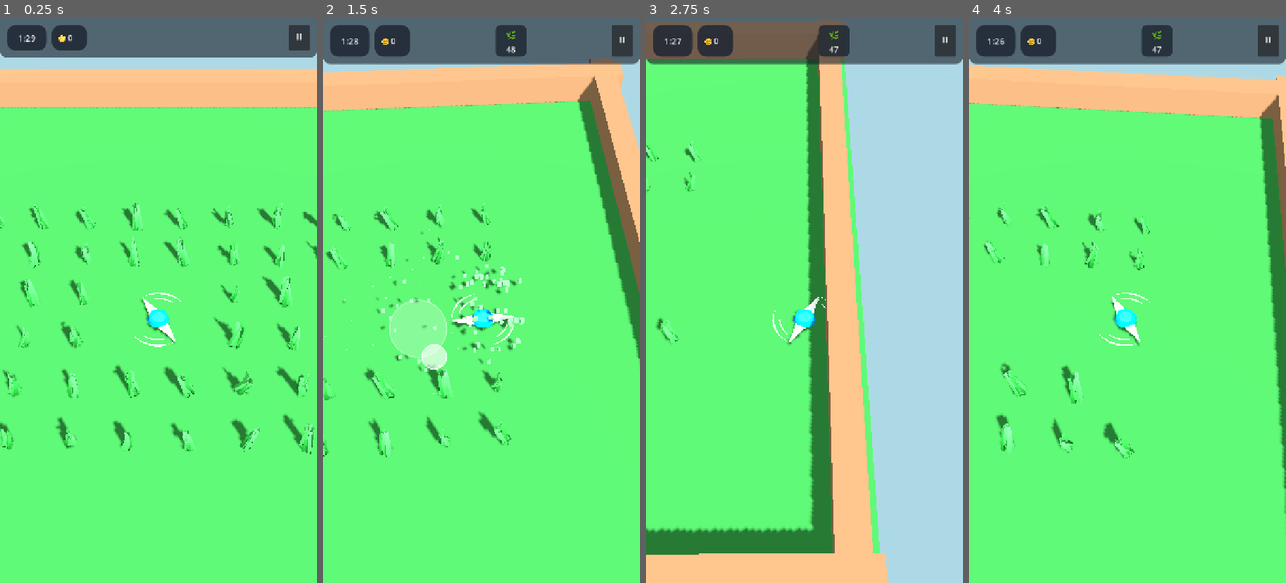
Above: before the commit, frames 1-4 (left to right).
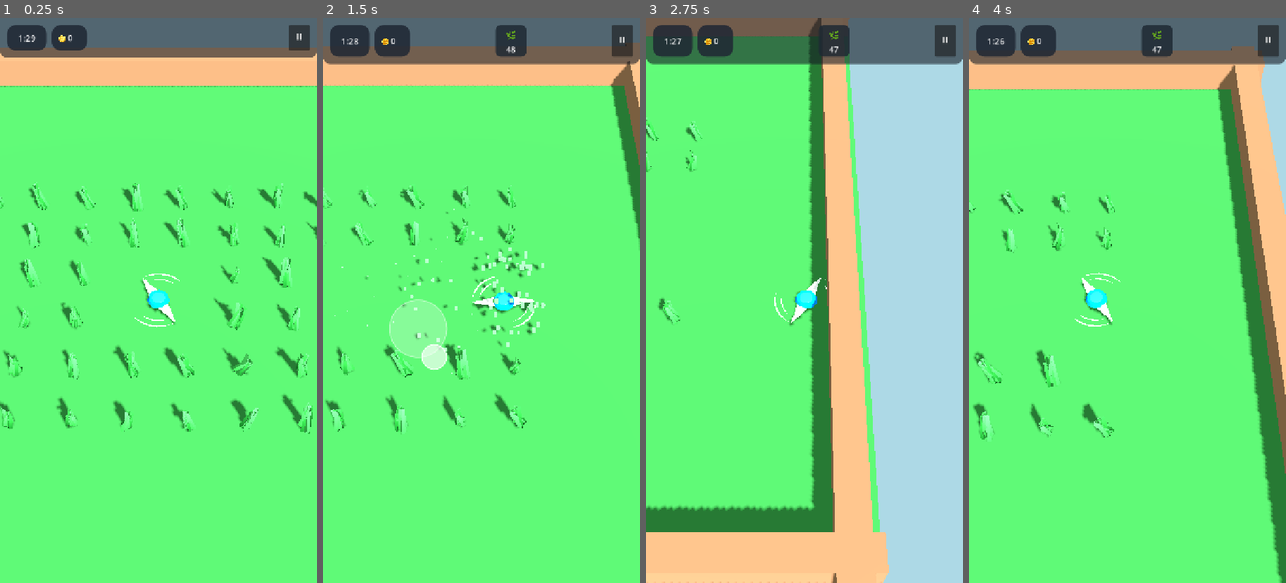
Above: after the commit, the same moments.

Repository: rogerbif/grass-cut-bot
Game: Godot game, scene res://scenes/main.tscn
The game is run twice, just before and just after one commit, with the same random seed, the same clock (stepped at 60 frames per second) and the same inputs.
Inputs (mouse positions are in pixels of both pictures, inside the frame that each line leads up to):
- Up to frame 1 (0.25 s): no input
- Up to frame 2 (1.5 s): move the mouse to (551, 272) at 0.52 s; hold Right (ui_right) 0.53-1.25 s; click (551, 272) at 0.67 s; drag from (418, 328) to (465, 413) at 1.27 s
- Up to frame 3 (2.75 s): move the mouse to (836, 176) at 2.02 s; hold Right (ui_right) from 2.03 s (still down)
- Up to frame 4 (4 s): release Right (ui_right) at 2.75 s; drag from (1111, 413) to (1032, 215) at 2.77 s; move the mouse to (1222, 385) at 3.52 s; hold Left (ui_left) from 3.53 s (still down)

The runs differ from the first frame. In frame 1, 17% of the frame differs, in the area x 0-100%, y 5-78%; in frame 2, 18%; in frame 3, 11%; in frame 4, 20%, in the area x 0-100%, y 5-100%.

Commit message:
fix(camera): travar rotacao e restringir a translacao pura em X e Z [v0.2.5]

Diff:
--- a/project.godot
+++ b/project.godot
@@ -11,7 +11,7 @@
 [application]
 
 config/name="Grass Cut Bot"
-config/version="0.2.4"
+config/version="0.2.5"
 run/main_scene="res://scenes/main.tscn"
 config/features=PackedStringArray("4.7", "Mobile")
 config/icon="res://icon.svg"
--- a/scripts/camera/isometric_camera.gd
+++ b/scripts/camera/isometric_camera.gd
@@ -15,8 +15,12 @@
 	if GameManager != null:
 		GameManager.camera_shake_requested.connect(_on_shake_requested)
 
-	# Configura orientação isométrica elevada
-	look_at_from_position(global_position, global_position - offset, Vector3.UP)
+	# Configura e trava a orientacao isometrica inicial
+	if target:
+		global_position = target.global_position + offset
+		look_at_from_position(global_position, target.global_position, Vector3.UP)
+	else:
+		look_at_from_position(global_position, global_position - offset, Vector3.UP)
 
 func _on_shake_requested(intensity: float, duration: float) -> void:
 	shake_intensity = intensity
@@ -26,21 +30,24 @@
 	if not target:
 		return
 
-	var desired_pos = target.global_position + offset
-	global_position = global_position.lerp(desired_pos, follow_speed * delta)
+	# Translada suavemente nos eixos X e Z sem qualquer rotacao
+	var follow_factor: float = clampf(follow_speed * delta, 0.0, 1.0)
+	var desired_x: float = target.global_position.x + offset.x
+	var desired_z: float = target.global_position.z + offset.z
+	var desired_y: float = target.global_position.y + offset.y
 
-	# Aplica camera shake se ativo
+	var new_x: float = lerpf(global_position.x, desired_x, follow_factor)
+	var new_z: float = lerpf(global_position.z, desired_z, follow_factor)
+	var new_y: float = desired_y
+
+	# Aplica camera shake apenas como perturbacao de translacao
+	var shake_x: float = 0.0
+	var shake_z: float = 0.0
 	if shake_duration > 0.0:
 		shake_duration -= delta
-		var shake_offset = Vector3(
-			randf_range(-shake_intensity, shake_intensity),
-			randf_range(-shake_intensity, shake_intensity) * 0.5,
-			randf_range(-shake_intensity, shake_intensity)
-		)
-		global_position += shake_offset
+		shake_x = randf_range(-shake_intensity, shake_intensity)
+		shake_z = randf_range(-shake_intensity, shake_intensity)
 		if shake_duration <= 0.0:
 			shake_intensity = 0.0
 
-	# Mantém a rotação focada no ponto à frente do cortador
-	var look_target = target.global_position + Vector3(0, 0, -0.5)
-	look_at(look_target, Vector3.UP)
+	global_position = Vector3(new_x + shake_x, new_y, new_z + shake_z)
Not shown, changed: docs/04_sistemas_e_gameplay/GAME_FEEL_E_HAPTICS.md
Not shown, added: docs/historico_melhorias/005_camera_isometrica_translacao_pura_xz.md
Not shown, changed: docs/historico_melhorias/INDICE_MELHORIAS.md
